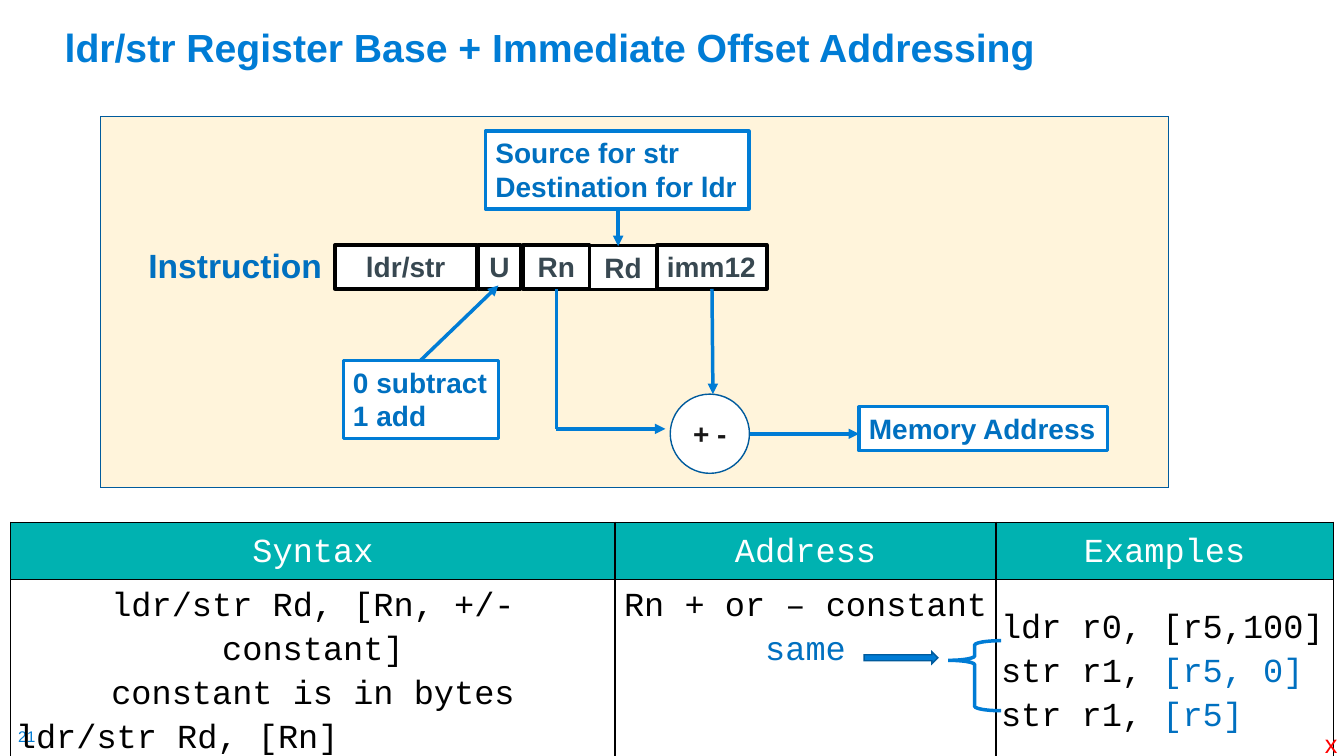
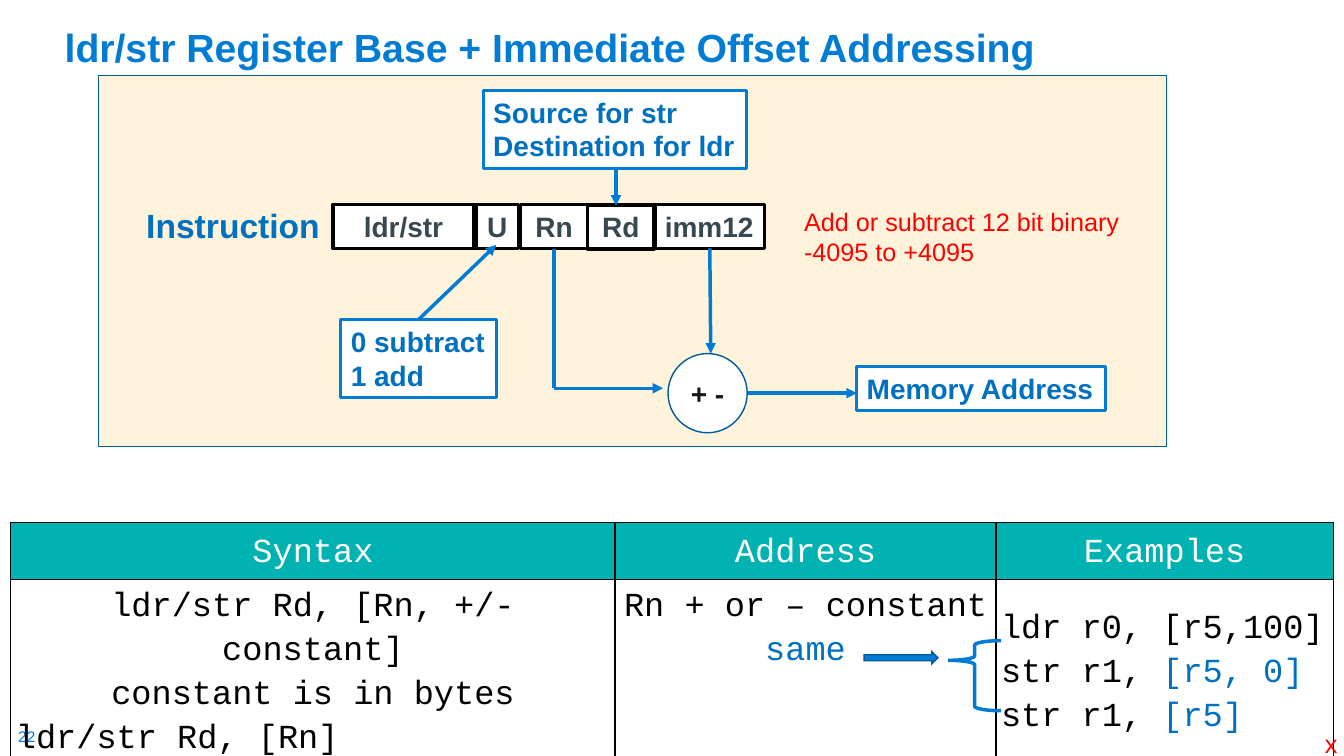
Before and after one commit to cse30-sp24/Muller-Slides, a slide deck: slide 22 of 06-Arm-Part3.pptx (slide 21 before the commit). Drawn at 1344x756 pixels with LibreOffice and Linux fonts; fonts in the diff are those of the drawing. Boxes give left, top, right and bottom in pixels: in the first picture for what was removed or moved away, otherwise in the second. Text is boxed around its words. In the diff, an @@ line names an element or a change of style, - is before the commit and + after.

```diff
--- a/06-Arm-Part3.pptx
+++ b/06-Arm-Part3.pptx
@@ 9 rectangles, 5 arrows, 1 text, 1 ellipse, 1 line moved together from (x1=101, y1=116, x2=1169, y2=487) to (x1=99, y1=76, x2=1167, y2=447) @@
@@ text added at (x1=804, y1=212, x2=1119, y2=262), 18 pt, text #FF0000 @@
+Add or subtract 12 bit binary
+-4095 to +4095
@@ page number at (x1=18, y1=729, x2=35, y2=745): text changed @@
-21
+22
```
Also in this commit, not shown: 9 other slides changed, 12 slides added, 1 other file.
